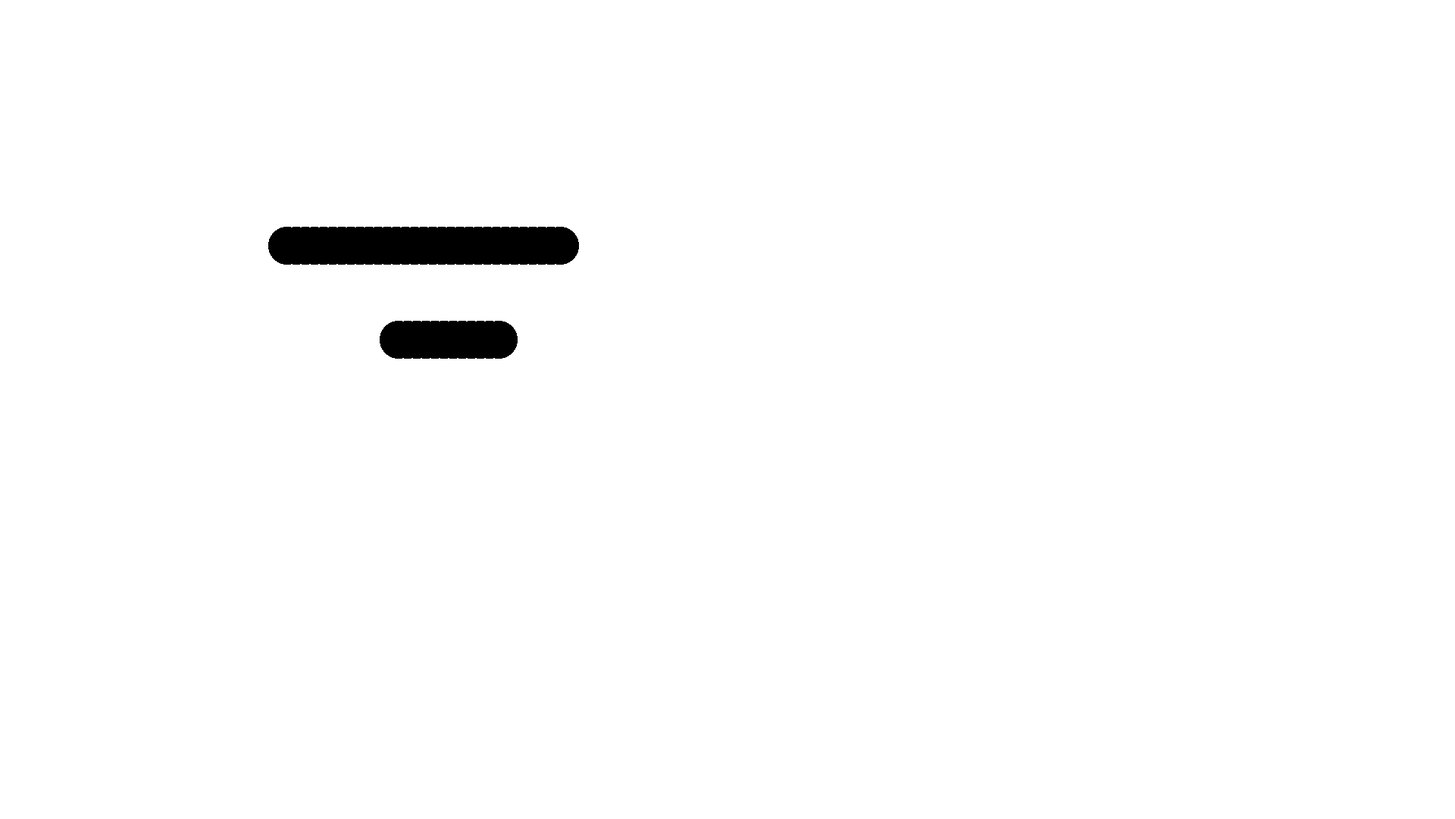
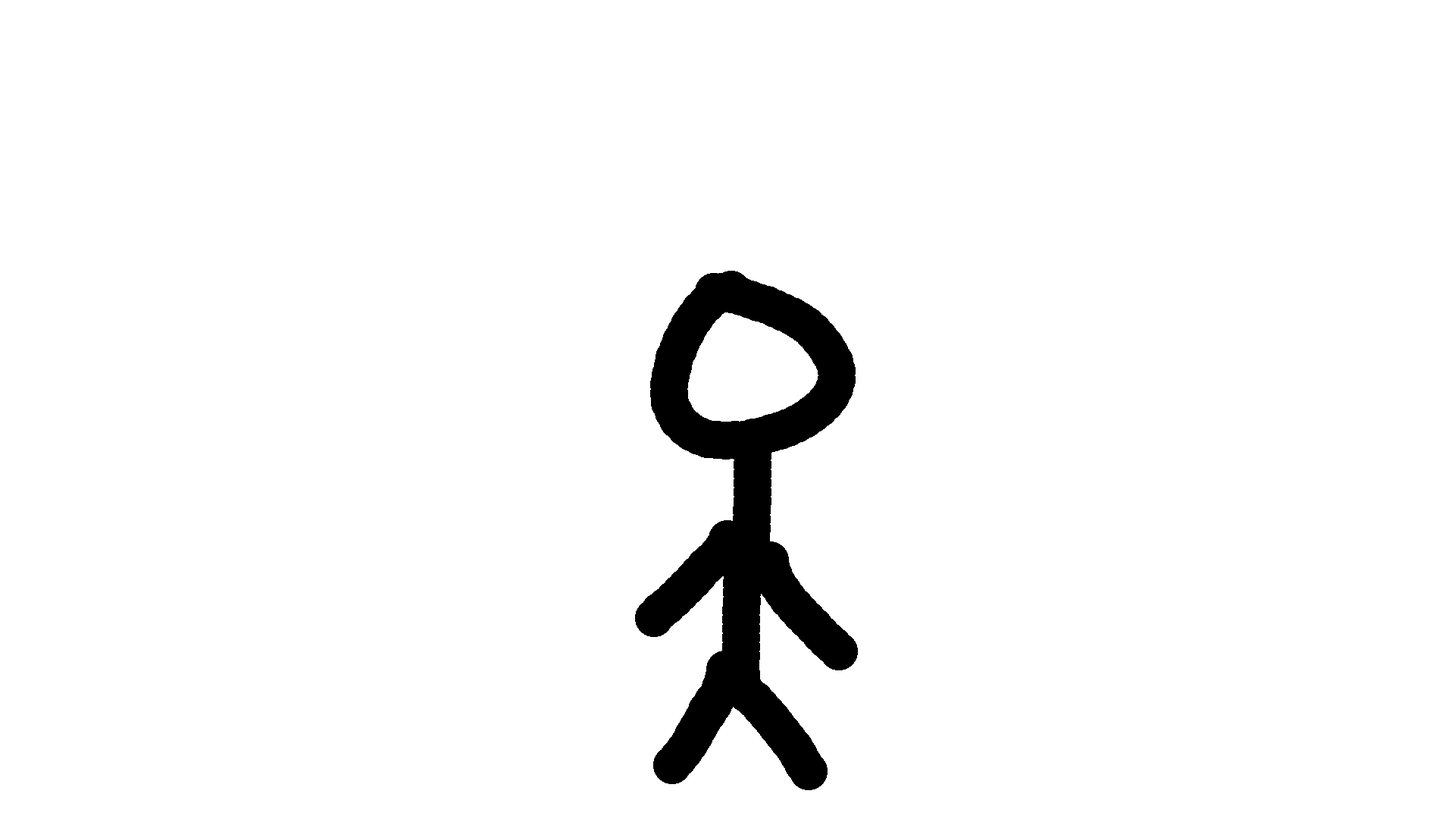
Revision of a layered (1455, 819) image; what changed, layer by layer:
removed layer "Frame 2" over left=379, top=320, right=518, bottom=359
removed layer "2 Lines" over left=268, top=226, right=580, bottom=265
painted on "Background" over left=635, top=270, right=859, bottom=790
